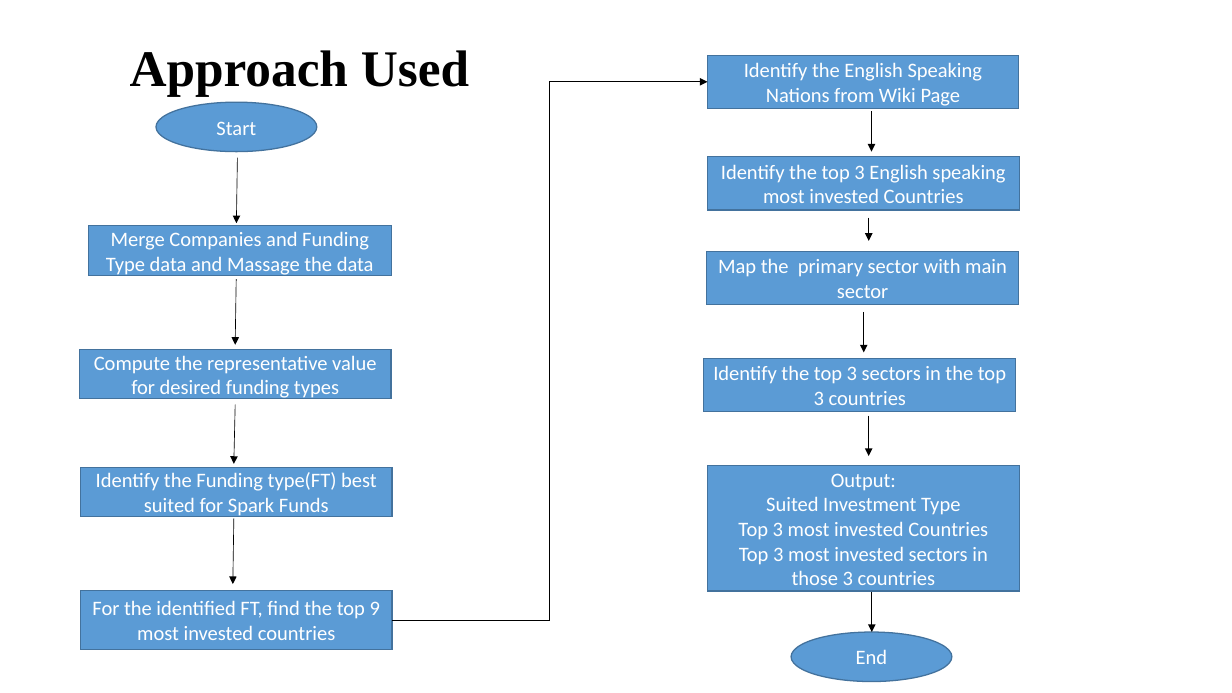
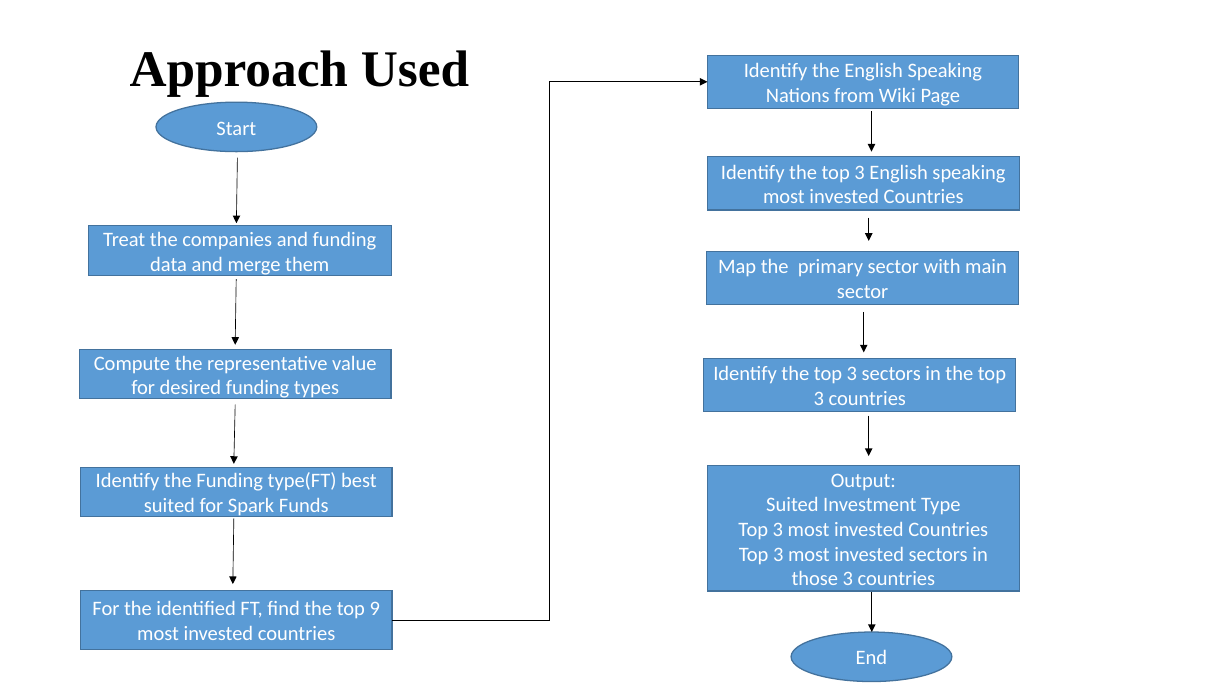
Before and after one commit to sivaswami1885/InvestmentAnalysis, a slide deck: slide 3 of INVEST.pptx. Drawn at 1232x693 pixels with LibreOffice and Linux fonts; fonts in the diff are those of the drawing; background and template pictures are left out. Boxes give left, top, right and bottom in pixels: in the first picture for what was removed or moved away, otherwise in the second. Text is boxed around its words. In the diff, an @@ line names an element or a change of style, - is before the commit and + after.

```diff
--- a/INVEST.pptx
+++ b/INVEST.pptx
@@ text in rectangle at [103, 231, 377, 277]: text changed @@
-Merge Companies and Funding Type data and Massage the data
+Treat the companies and funding data and merge them
```
Also in this commit, not shown: 8 other slides changed, 4 other files.
